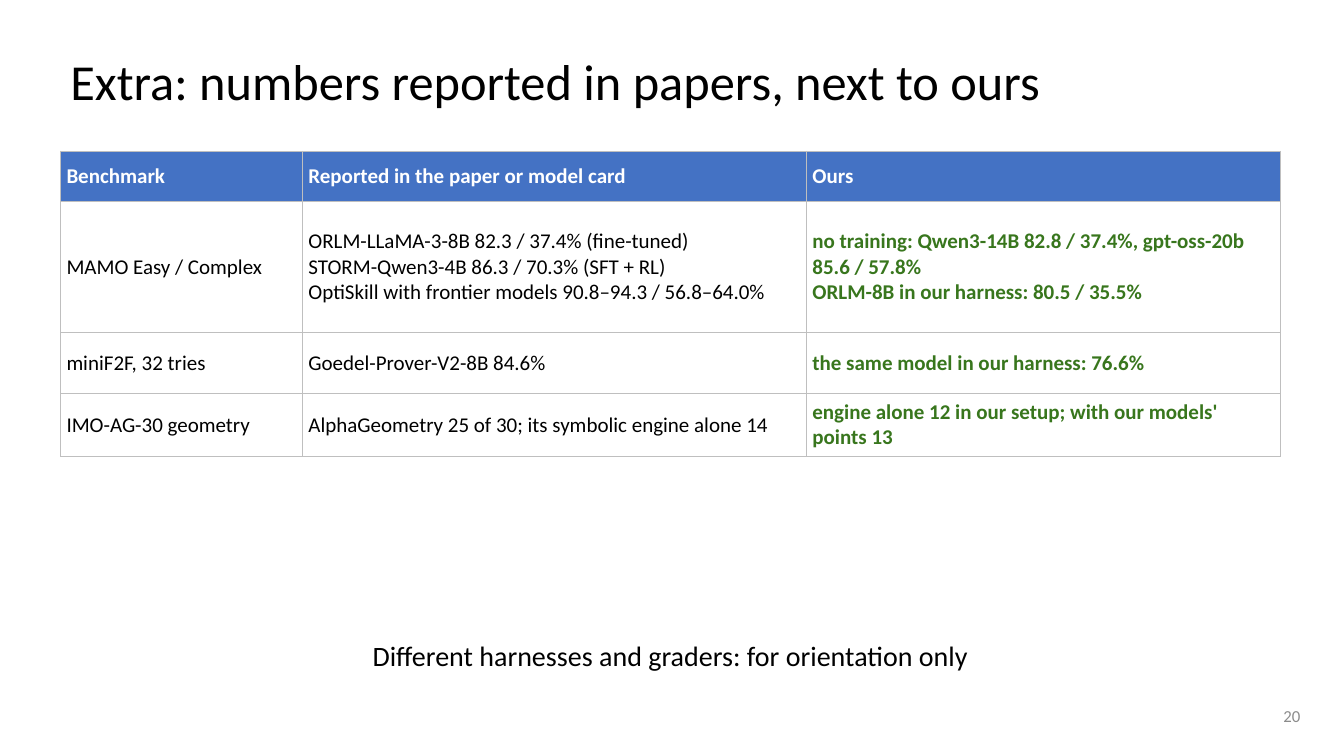
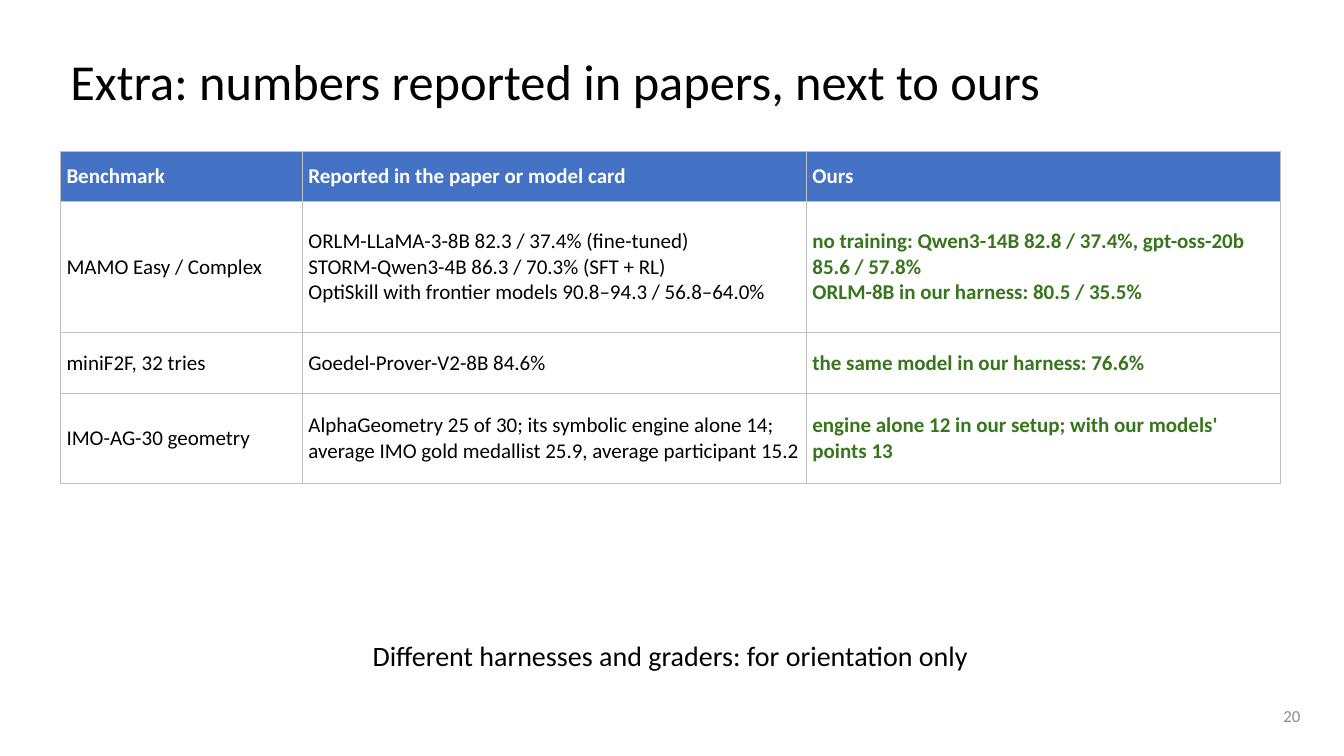
Before and after one commit to dlwns147/CSED490E_Project_Team5, a slide deck: slide 20 of PROPOSAL_slides.pptx. Drawn at 1344x756 pixels with LibreOffice and Linux fonts; fonts in the diff are those of the drawing. Boxes give left, top, right and bottom in pixels: in the first picture for what was removed or moved away, otherwise in the second. Text is boxed around its words. In the diff, an @@ line names an element or a change of style, - is before the commit and + after.

```diff
--- a/PROPOSAL_slides.pptx
+++ b/PROPOSAL_slides.pptx
@@ table at (60, 151, 1280, 466) @@
-row 4, column 2: AlphaGeometry 25 of 30; its symbolic engine alone 14
+row 4, column 2: AlphaGeometry 25 of 30; its symbolic engine alone 14; average IMO gold medallist 25.9, average participant 15.2
```
Also in this commit, not shown: 3 other slides changed, 6 other files.
